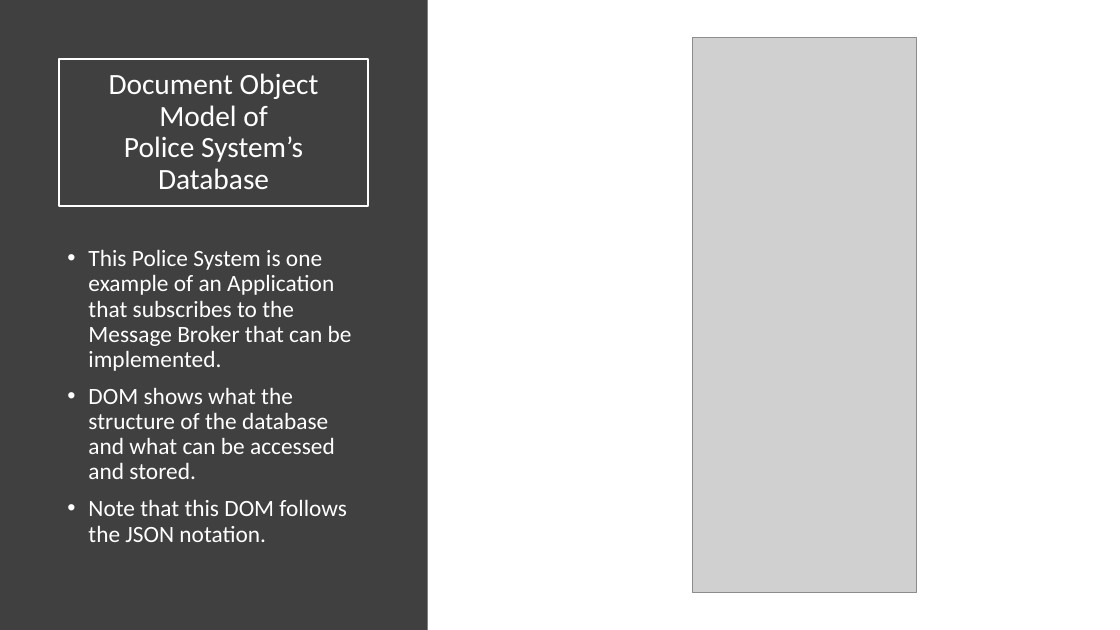
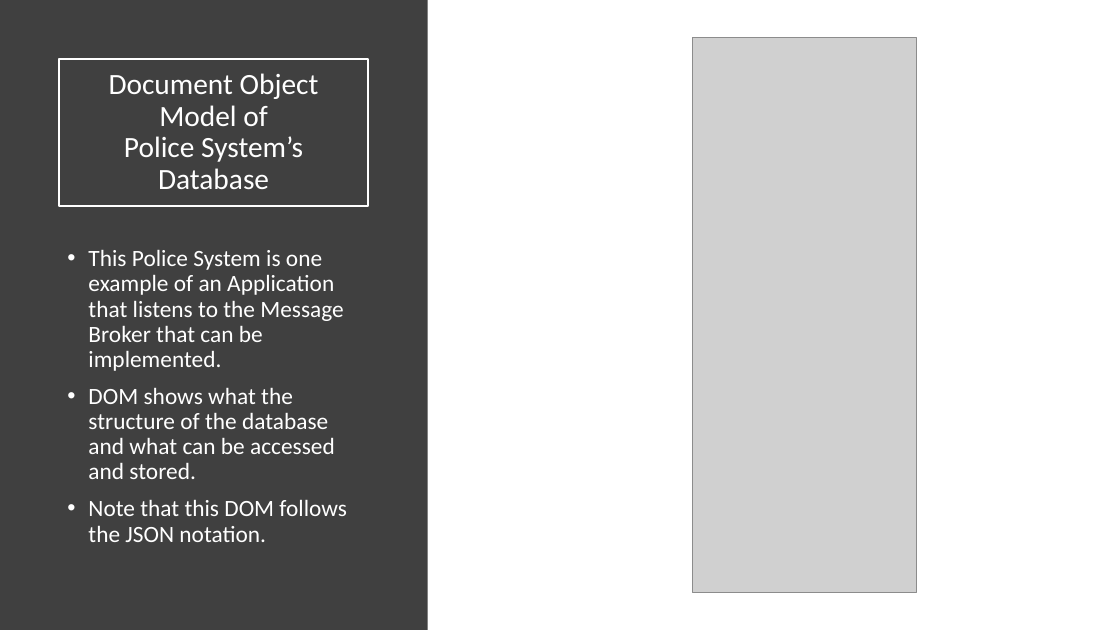
Before and after one commit to Daemon-Macklin/WIT-CMU-Project, a slide deck: slide 5 of Project Graphics.pptx. Drawn at 1120x630 pixels with LibreOffice and Linux fonts; fonts in the diff are those of the drawing; grey boxes stand for pictures. Boxes give left, top, right and bottom in pixels: in the first picture for what was removed or moved away, otherwise in the second. Text is boxed around its words. In the diff, an @@ line names an element or a change of style, - is before the commit and + after.

Commit message:
Added Daemon's text to Block diagram/Flowchart sections

```diff
--- a/Project Graphics.pptx
+++ b/Project Graphics.pptx
@@ text at [88, 250, 343, 371]: text changed @@
-• This Police System is one example of an Application that subscribes to the Message Broker that can be implemented.
+• This Police System is one example of an Application that listens to the Message Broker that can be implemented.
```
Also in this commit, not shown: 2 other slides changed.
